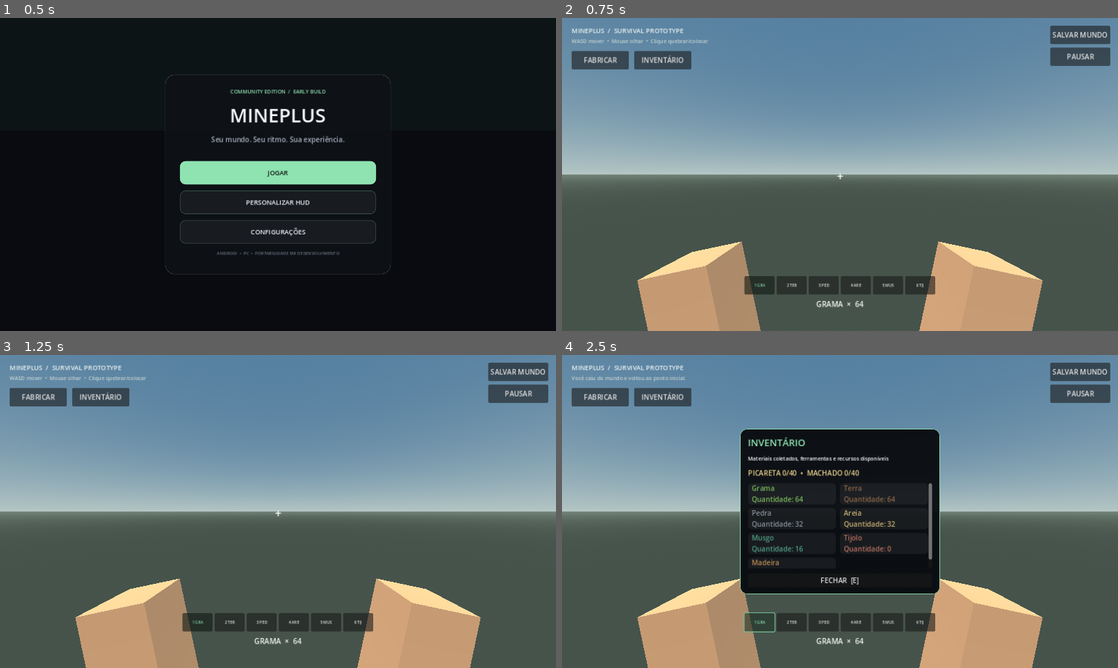
Above: before the commit, frames 1-4 (two rows, left to right).
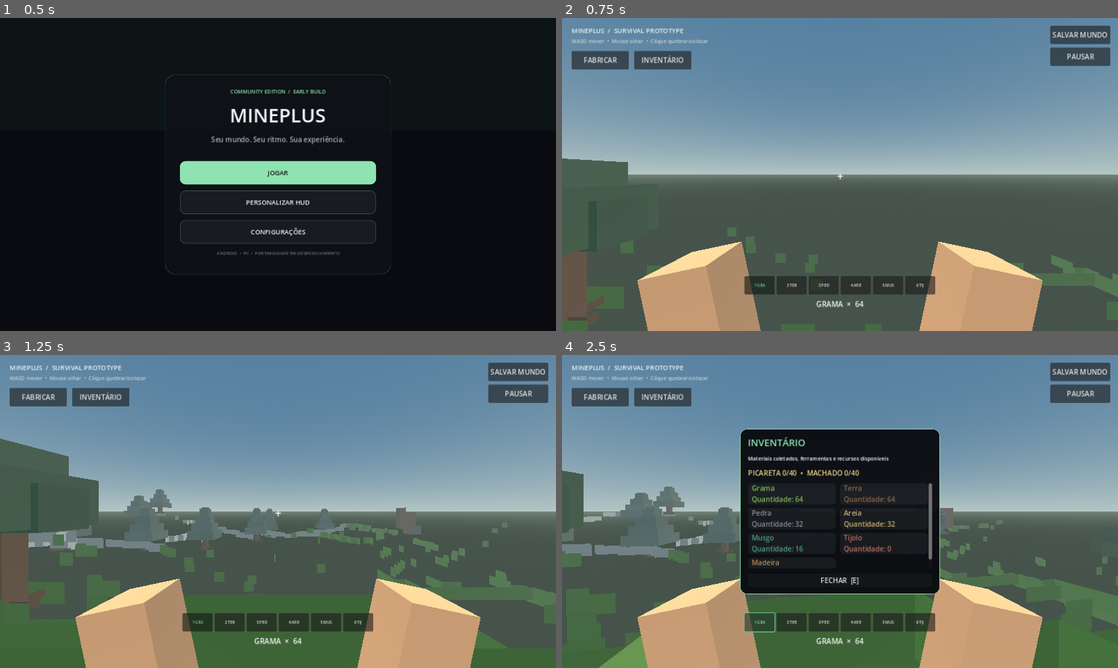
Above: after the commit, the same moments.

Repository: theolauria26-gif/MINEPLUS-PS4
Game: Godot game, scene res://scenes/main_menu.tscn
Two runs of this game, one before a commit and one after it. Both use one fixed random seed, a clock stepped at 60 frames per second and the inputs below.
Inputs (mouse positions are in pixels of both pictures, inside the frame that each line leads up to):
- Up to frame 1 (0.5 s): no input
- Up to frame 2 (0.75 s): click "JOGAR" at 0.5 s
- Up to frame 3 (1.25 s): no input
- Up to frame 4 (2.5 s): tap Enter at 1.25 s; move the mouse to (867, 511) at 1.27 s; hold W (move_forward) 1.28-2 s; tap E at 1.35 s; click (867, 511) at 1.42 s; tap Space (jump) at 1.52 s; click "1 GRA" at 2 s

Frame 1 is identical in both runs. In frame 2, 2.9% of the frame differs, in the area x 0-100%, y 44-97%; in frame 3, 10%, in the area x 0-100%, y 26-100%; in frame 4, 7.4%.
Error before the commit: Invalid call. Nonexistent function 'get_vertex_count' in base 'SurfaceTool'. (res://scripts/chunk_streamer.gd:341)

Commit message:
Use deterministic anchor count to skip empty decoration meshes

Diff:
--- a/scripts/chunk_streamer.gd
+++ b/scripts/chunk_streamer.gd
@@ -284,6 +284,7 @@
 	st.begin(Mesh.PRIMITIVE_TRIANGLES)
 	var decoration_st := SurfaceTool.new()
 	decoration_st.begin(Mesh.PRIMITIVE_TRIANGLES)
+	var chunk_decorations := decoration_anchors(key)
 	var start_x := key.x * CHUNK_SIZE
 	var start_z := key.y * CHUNK_SIZE
 
@@ -329,7 +330,7 @@
 	var mesh := st.commit()
 	if mesh == null:
 		return
-	for anchor in decoration_anchors(key):
+	for anchor in chunk_decorations:
 		match int(anchor.kind):
 			5: _append_monolith(decoration_st, anchor)
 			6: _append_ruin(decoration_st, anchor)
@@ -338,7 +339,7 @@
 	# SurfaceTool can return an empty ArrayMesh for chunks with no decorations.
 	# Do not attach that zero-surface resource to a MeshInstance3D.
 	var decoration_mesh: ArrayMesh = null
-	if decoration_st.get_vertex_count() > 0:
+	if not chunk_decorations.is_empty():
 		decoration_mesh = decoration_st.commit()
 	var root: Node3D
 	if not chunk_pool.is_empty():
